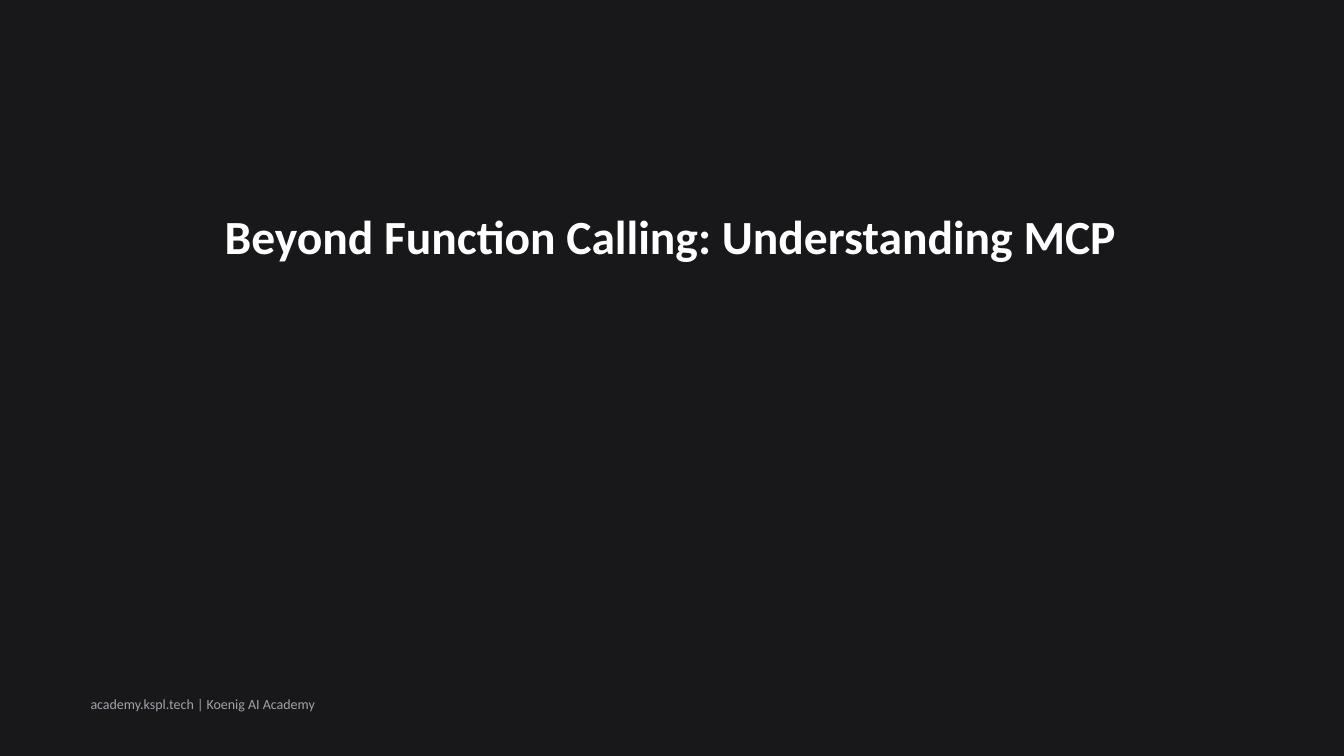
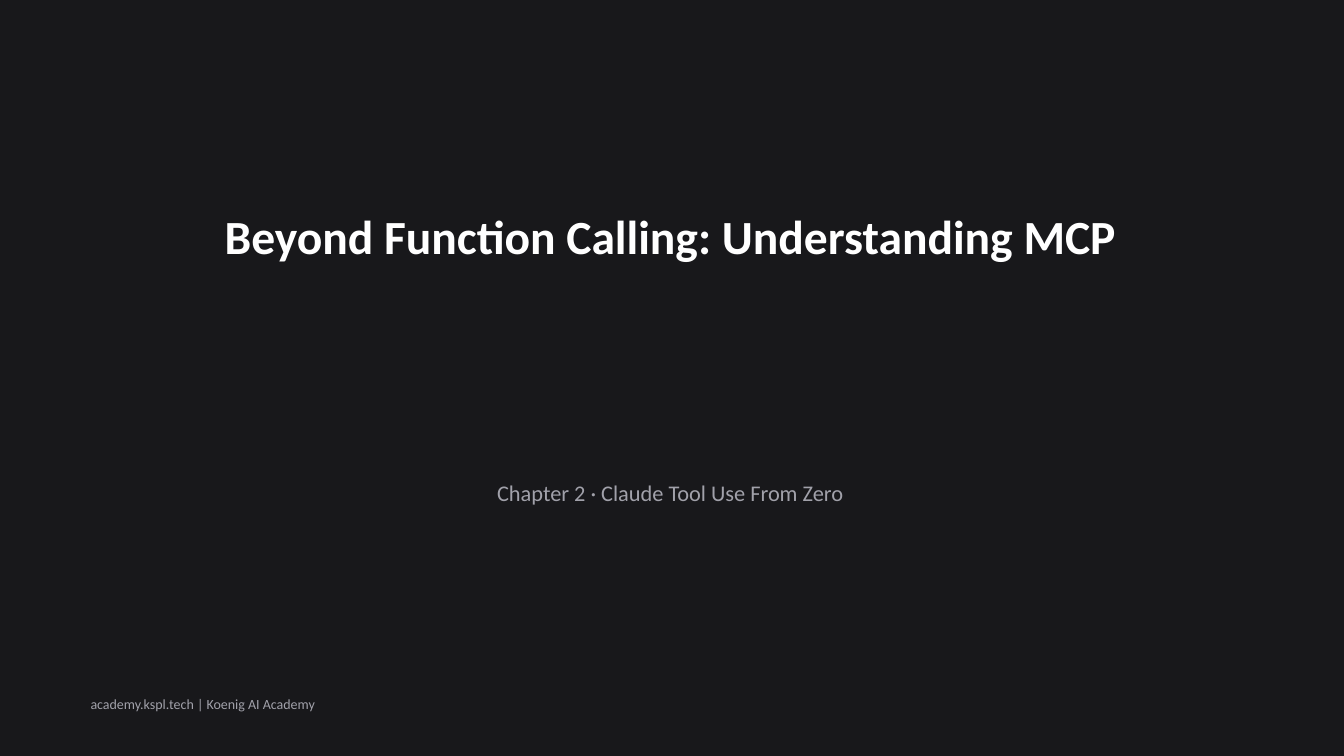
Before and after one commit to Koenig-Solutions-Private-Limited/koenig-ai-org, a slide deck: slide 1 of vault/courses/claude-tool-use-from-zero/ch02-slides.pptx. Drawn at 1344x756 pixels with LibreOffice and Linux fonts; fonts in the diff are those of the drawing. Boxes give left, top, right and bottom in pixels: in the first picture for what was removed or moved away, otherwise in the second. Text is boxed around its words. In the diff, an @@ line names an element or a change of style, - is before the commit and + after.

```diff
--- a/vault/courses/claude-tool-use-from-zero/ch02-slides.pptx
+++ b/vault/courses/claude-tool-use-from-zero/ch02-slides.pptx
@@ text added at <box>497,485,843,505</box>, 16 pt, text #A1A1AA @@
+Chapter 2 · Claude Tool Use From Zero
```
Also in this commit, not shown: 4 other slides changed, 2 slides added, 2 slides removed, 1 other file.
